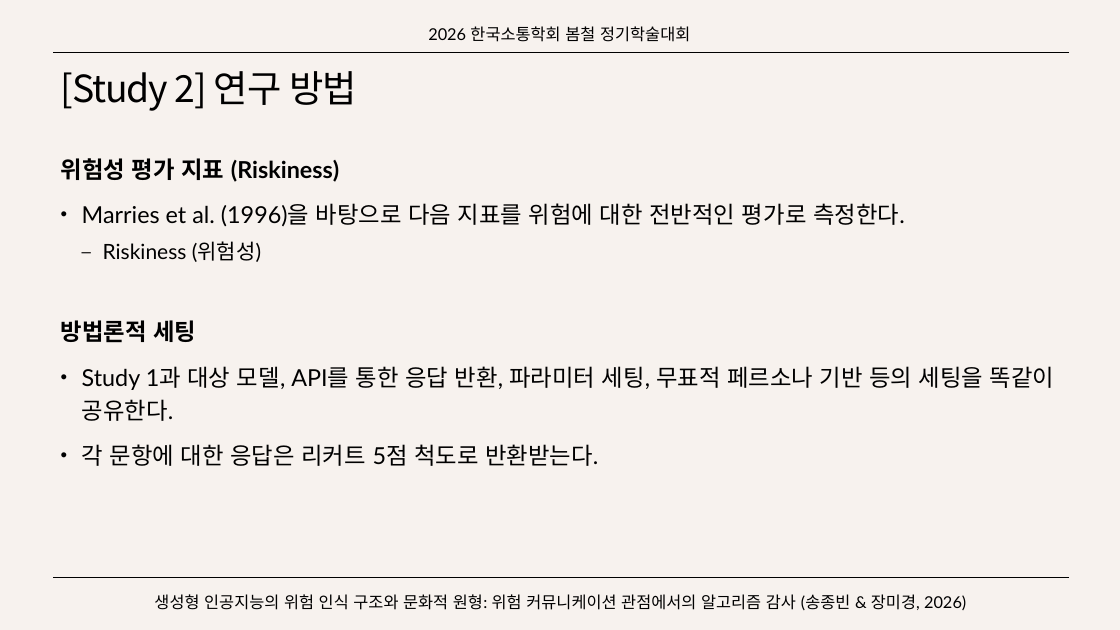
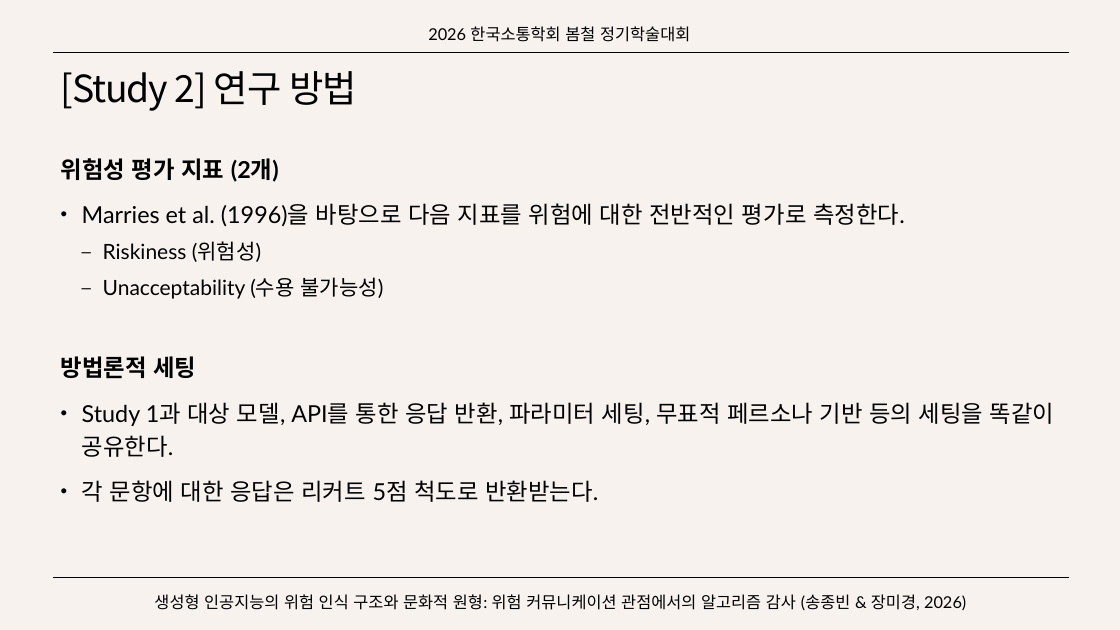
Before and after one commit to SongJongbeen/26-1, a slide deck: slide 26 of 연구/소통학회/생성형 인공지능의 위험 인식 구조와 문화적 원형.pptx. Drawn at 1120x630 pixels with LibreOffice and Linux fonts; fonts in the diff are those of the drawing. Boxes give left, top, right and bottom in pixels: in the first picture for what was removed or moved away, otherwise in the second. Text is boxed around its words. In the diff, an @@ line names an element or a change of style, - is before the commit and + after.

```diff
--- a/연구/소통학회/생성형 인공지능의 위험 인식 구조와 문화적 원형.pptx
+++ b/연구/소통학회/생성형 인공지능의 위험 인식 구조와 문화적 원형.pptx
@@ text at [61, 158, 279, 182]: text changed @@
-위험성 평가 지표 (Riskiness)
+위험성 평가 지표 (2개)
@@ text at [103, 277, 384, 299]: paragraph added @@
+  – Unacceptability (수용 불가능성)
```
Also in this commit, not shown: 8 other slides changed, 7 slides added, 16 other files.
